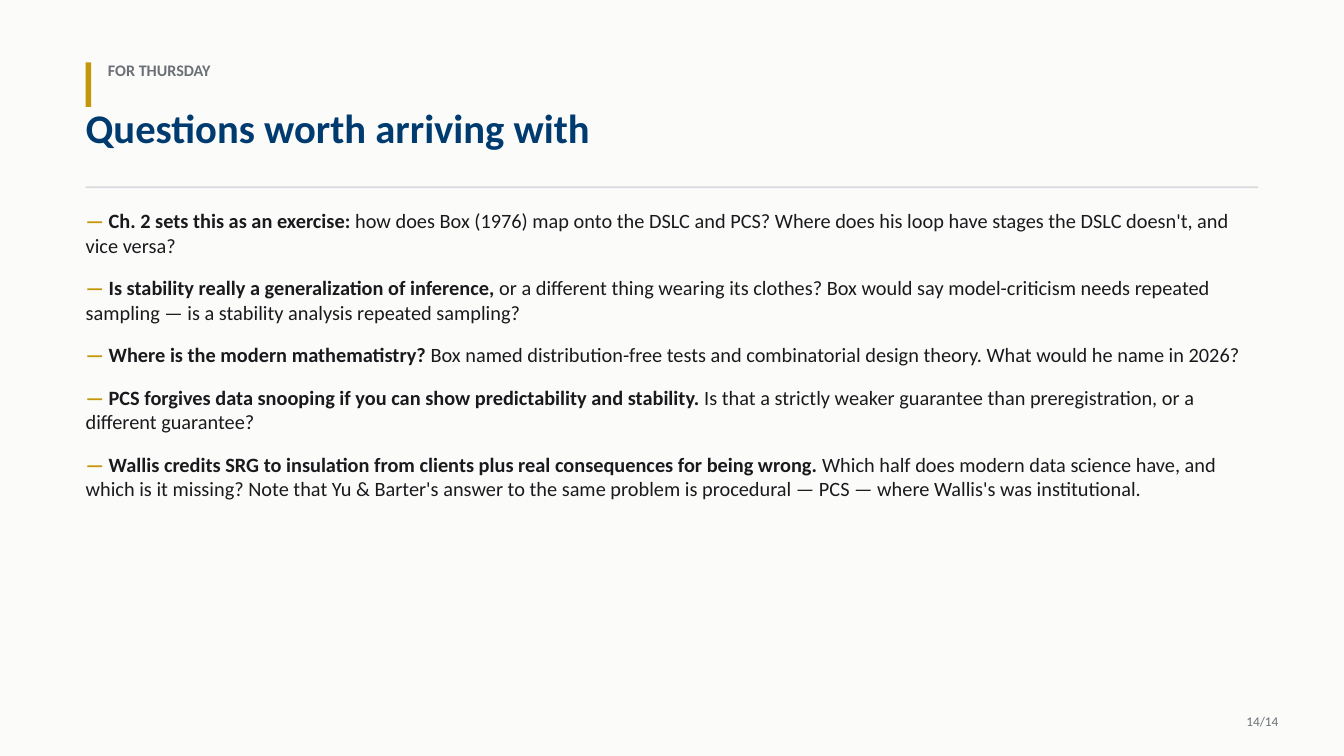
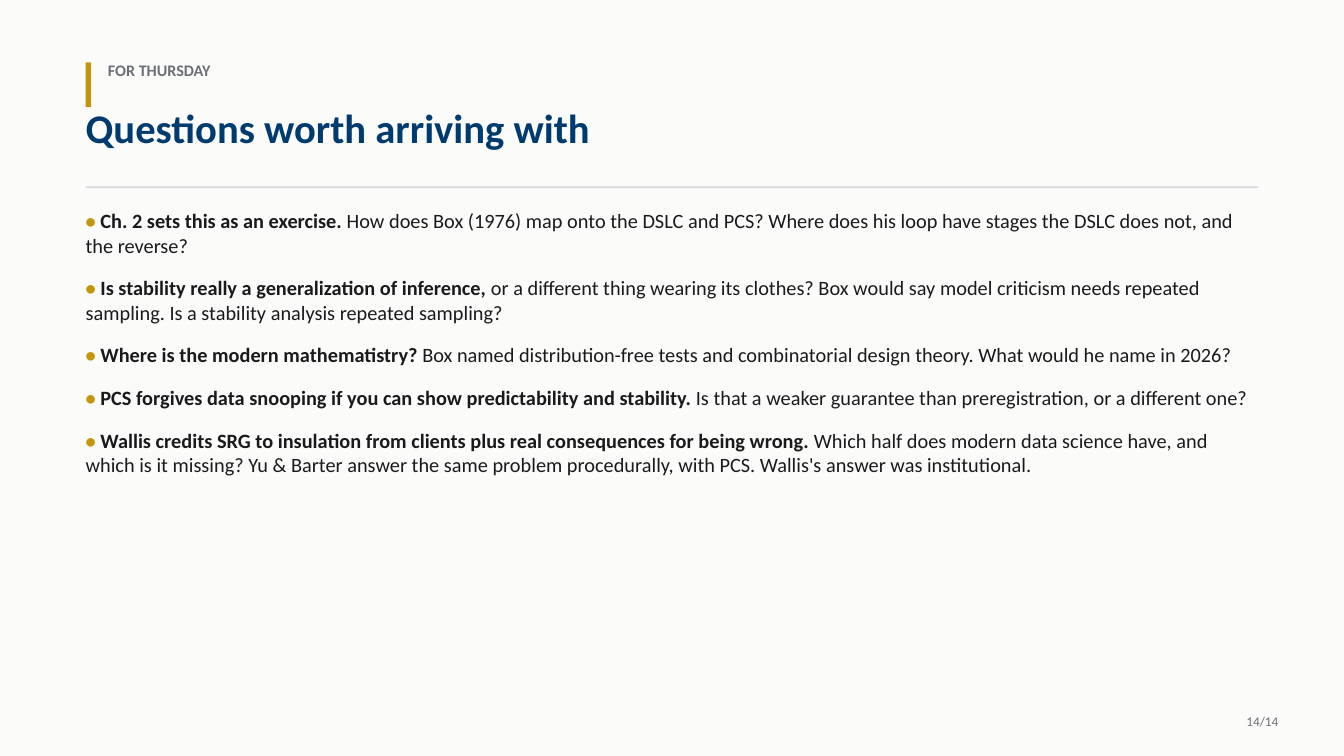
Before and after one commit to Ivar-Rydstrom/stat-215a-notes, a slide deck: slide 14 of readings/lecture1/lecture1.pptx. Drawn at 1344x756 pixels with LibreOffice and Linux fonts; fonts in the diff are those of the drawing. Boxes give left, top, right and bottom in pixels: in the first picture for what was removed or moved away, otherwise in the second. Text is boxed around its words. In the diff, an @@ line names an element or a change of style, - is before the commit and + after.

```diff
--- a/readings/lecture1/lecture1.pptx
+++ b/readings/lecture1/lecture1.pptx
@@ text at (86, 213, 1247, 476): text changed @@
-— Ch. 2 sets this as an exercise: how does Box (1976) map onto the DSLC and PCS? Where does his loop have stages the DSLC doesn't, and vice versa?
-— Is stability really a generalization of inference, or a different thing wearing its clothes? Box would say model-criticism needs repeated sampling — is a stability analysis repeated sampling?
-— Where is the modern mathematistry? Box named distribution-free tests and combinatorial design theory. What would he name in 2026?
-— PCS forgives data snooping if you can show predictability and stability. Is that a strictly weaker guarantee than preregistration, or a different guarantee?
-— Wallis credits SRG to insulation from clients plus real consequences for being wrong. Which half does modern data science have, and which is it missing? Note that Yu & Barter's answer to the same problem is procedural — PCS — where Wallis's was institutional.
+• Ch. 2 sets this as an exercise. How does Box (1976) map onto the DSLC and PCS? Where does his loop have stages the DSLC does not, and the reverse?
+• Is stability really a generalization of inference, or a different thing wearing its clothes? Box would say model criticism needs repeated sampling. Is a stability analysis repeated sampling?
+• Where is the modern mathematistry? Box named distribution-free tests and combinatorial design theory. What would he name in 2026?
+• PCS forgives data snooping if you can show predictability and stability. Is that a weaker guarantee than preregistration, or a different one?
+• Wallis credits SRG to insulation from clients plus real consequences for being wrong. Which half does modern data science have, and which is it missing? Yu & Barter answer the same problem procedurally, with PCS. Wallis's answer was institutional.
```
Also in this commit, not shown: 13 other slides changed, 1 other file.
